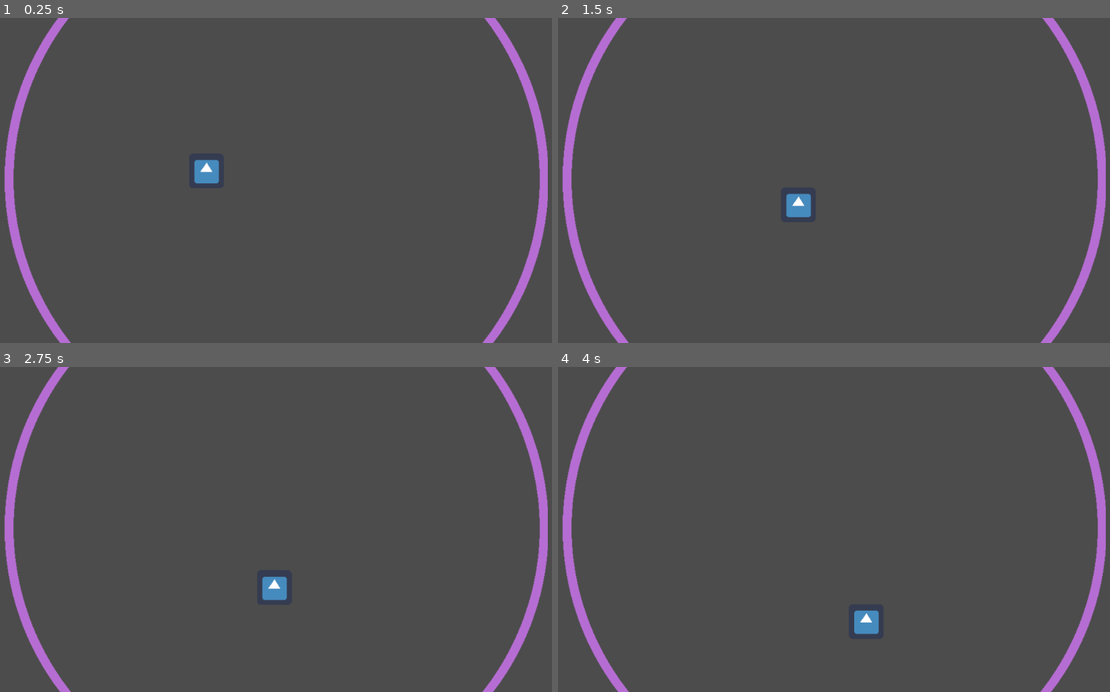
Above: before the commit, frames 1-4 (two rows, left to right).
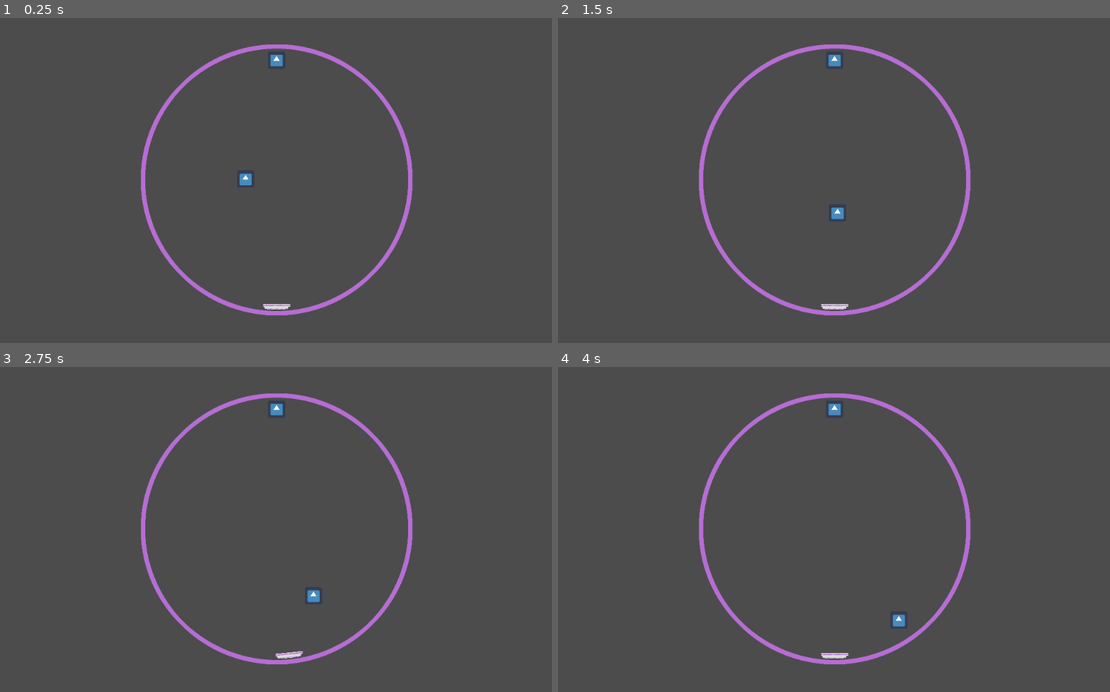
Above: after the commit, the same moments.

Repository: tannercantlay/Star-Pong
Game: Godot game, scene res://Scenes/OuterCollider.tscn
Same seed, same stepped clock (60 frames per second), same inputs: the game is played once before the commit and once after it. The engine's default icon, where the game draws it, is replaced by a stand-in: a white triangle on a blue panel in a dark square.
Inputs:
- Up to frame 1 (0.25 s): no input
- Up to frame 2 (1.5 s): tap Enter at 0.5 s; hold D 0.53-1.28 s; hold A from 1.28 s (still down)
- Up to frame 3 (2.75 s): release A at 2.03 s; hold D from 2.03 s (still down)
- Up to frame 4 (4 s): release D at 3.53 s; hold A from 3.53 s (still down)

The runs differ from the first frame. In frame 1, 6.6% of the frame differs, in the area x 0-100%, y 0-100%; in frame 2, 6.6%; in frame 3, 6.6%; in frame 4, 6.6%.

Commit message:
Update OuterCollider.tscn

Diff:
--- a/Pong/Scenes/OuterCollider.tscn
+++ b/Pong/Scenes/OuterCollider.tscn
@@ -12,13 +12,12 @@
 [sub_resource type="CanvasItemMaterial" id=2]
 
 [sub_resource type="RectangleShape2D" id=3]
-extents = Vector2( 50.0512, 10.2198 )
+extents = Vector2( 35.3214, 14.5625 )
 
 [sub_resource type="CircleShape2D" id=4]
 radius = 53.5937
 
 [node name="Node2D" type="Node2D"]
-scale = Vector2( 2, 2 )
 
 [node name="CenterPoint" type="Position2D" parent="."]
 
@@ -40,11 +39,11 @@
 
 [node name="CollisionShape2D" type="CollisionShape2D" parent="Paddle1"]
 material = SubResource( 2 )
-position = Vector2( 0, 474.35 )
+position = Vector2( 0, 460.97 )
 shape = SubResource( 3 )
 
 [node name="Sprite" type="Sprite" parent="Paddle1/CollisionShape2D"]
-position = Vector2( -0.0102117, -0.203771 )
+position = Vector2( -0.203922, 8.51324 )
 texture = ExtResource( 6 )
 
 [node name="Paddle2" type="KinematicBody2D" parent="."]
@@ -52,15 +51,14 @@
 
 [node name="CollisionShape2D" type="CollisionShape2D" parent="Paddle2"]
 material = SubResource( 2 )
-position = Vector2( 0, -474.35 )
+position = Vector2( 0, -460.97 )
 shape = SubResource( 3 )
 
 [node name="Sprite" type="Sprite" parent="Paddle2/CollisionShape2D"]
-position = Vector2( 0, 0.327 )
-rotation = 3.14159
-texture = ExtResource( 6 )
+position = Vector2( -0.203922, 19.5629 )
+texture = ExtResource( 3 )
 
-[node name="Camera2D    " type="Camera2D" parent="."]
+[node name="Camera2D" type="Camera2D" parent="."]
 position = Vector2( 0.583742, 2.97754 )
 current = true
 zoom = Vector2( 2, 2 )
@@ -73,4 +71,5 @@
 shape = SubResource( 4 )
 
 [node name="Sprite2" type="Sprite" parent="Ball/CollisionShape2D"]
+position = Vector2( 2.15845, 0 )
 texture = ExtResource( 3 )
